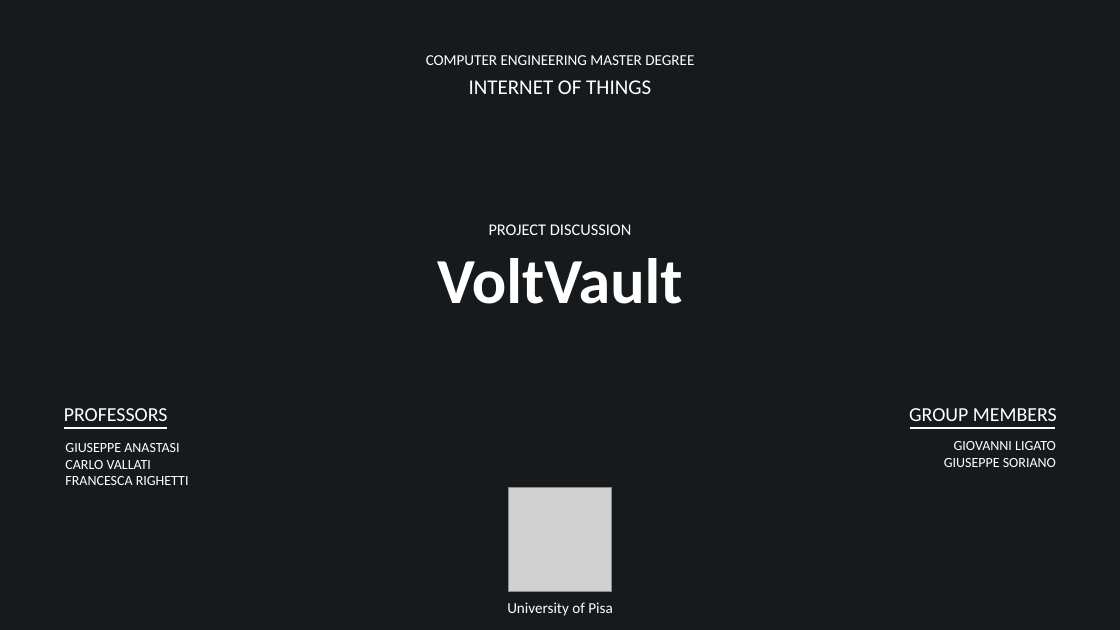
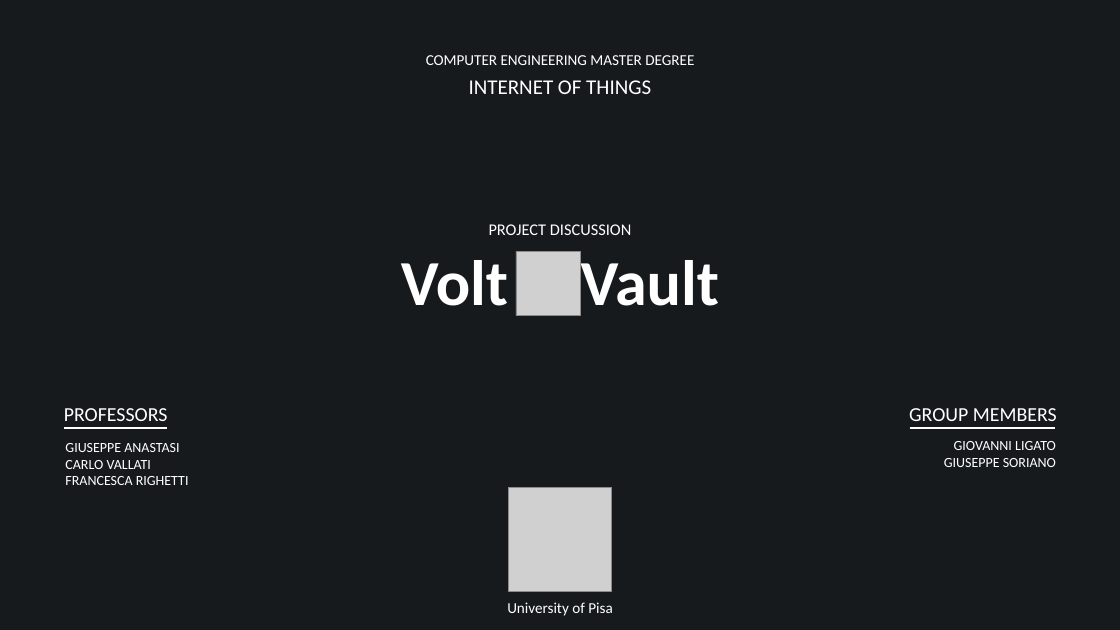
Before and after one commit to giovanniligato/IoT-Project, a slide deck: slide 1 of Slides.pptx. Drawn at 1120x630 pixels with LibreOffice and Linux fonts; fonts in the diff are those of the drawing; grey boxes stand for pictures. Boxes give left, top, right and bottom in pixels: in the first picture for what was removed or moved away, otherwise in the second. Text is boxed around its words. In the diff, an @@ line names an element or a change of style, - is before the commit and + after.

```diff
--- a/Slides.pptx
+++ b/Slides.pptx
@@ text at box(401, 260, 719, 306): spaces changed @@
-VoltVault
+Volt Vault
@@ picture added at box(516, 251, 581, 316) @@
```
Also in this commit, not shown: 1 slide added, 1 other file.
